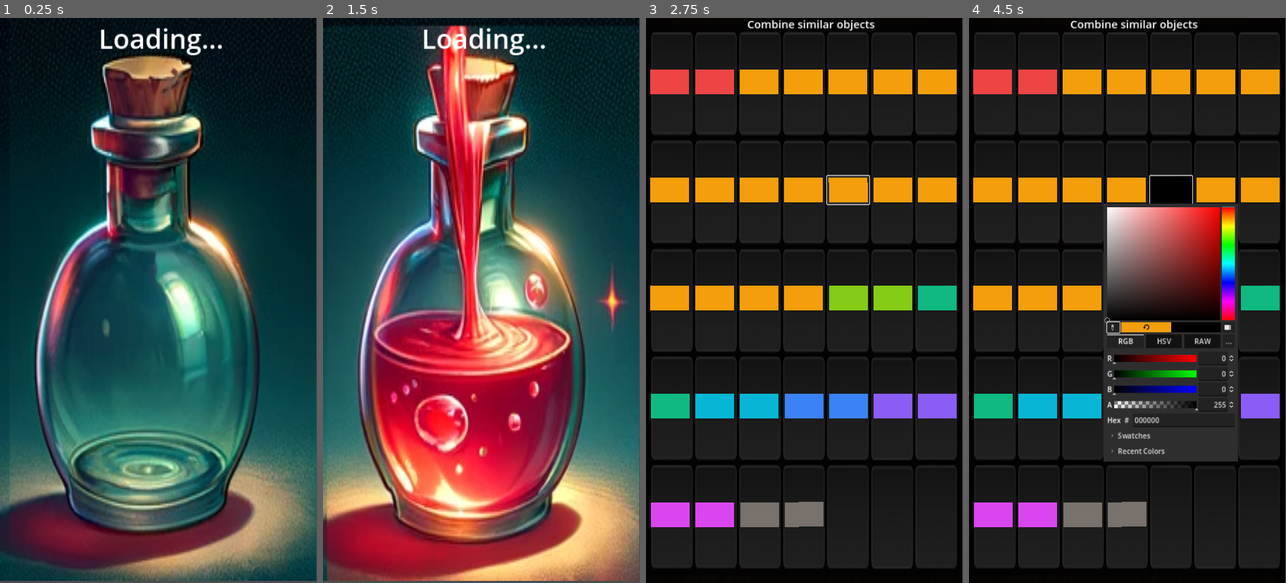
Above: before the commit, frames 1-4 (left to right).
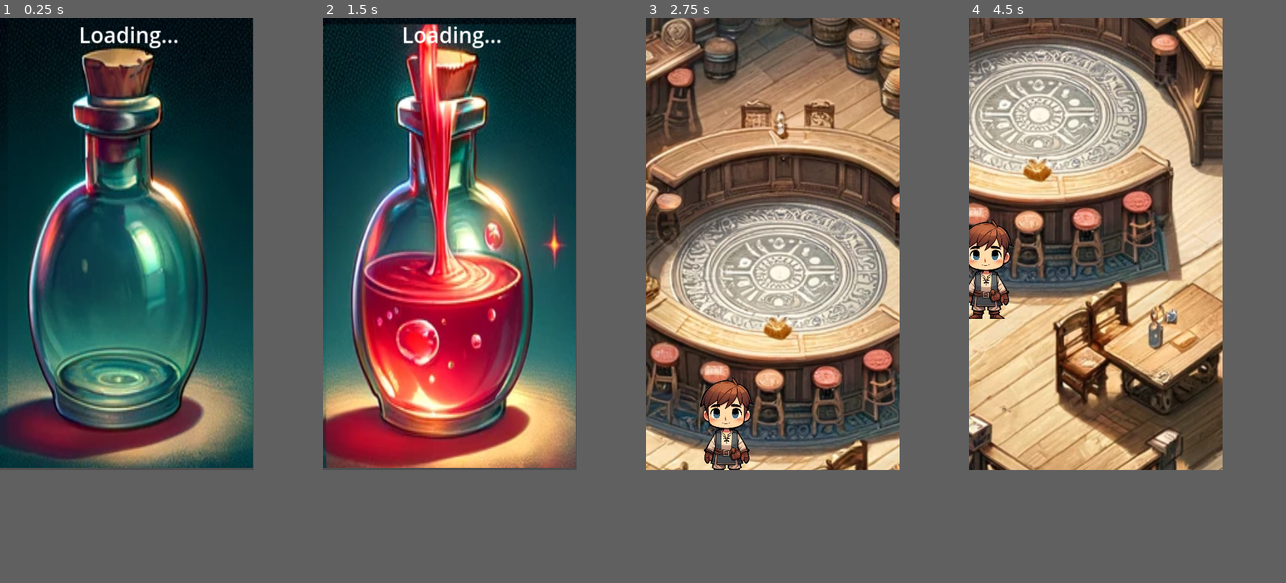
Above: after the commit, the same moments.

Repository: ghwfluffy/draganddrop
Game: Godot game, scene res://loading/InitialScreen.tscn
Same seed, same stepped clock (60 frames per second), same inputs: the game is played once before the commit and once after it.
Inputs (mouse positions are in pixels of both pictures, inside the frame that each line leads up to):
- Up to frame 1 (0.25 s): no input
- Up to frame 2 (1.5 s): move the mouse to (551, 272) at 0.52 s; click (551, 272) at 0.67 s; drag from (418, 328) to (465, 413) at 1.27 s
- Up to frame 3 (2.75 s): move the mouse to (836, 176) at 2.02 s; click (836, 176) at 2.17 s
- Up to frame 4 (4.5 s): tap Enter at 2.75 s; drag from (1111, 413) to (1032, 215) at 2.77 s; click (1114, 328) at 3.52 s; click (1124, 340) at 4.25 s, where only the run before the commit has a clickable "RGB"
In our replay, the window is 450x800 before the commit and 360x640 after it. These sizes can differ from the game's own. Grey fills any space a smaller window leaves; there, only what the larger window draws over its background counts as a difference.

The runs differ from the first frame. In frame 1, 72% of the frame differs, in the area x 0-100%, y 0-100%; in frame 2, 80%; in frame 3, 73%; in frame 4, 72%.

Commit message:
Character and camera movement

Diff:
--- /dev/null
+++ b/character/character.gd
@@ -0,0 +1,52 @@
+extends Area2D
+
+var newDeltaX
+var newDeltaY
+var deltaX
+var deltaY
+var touchPos = Vector2()
+var areaEnt = false
+
+var dragging = false
+var camera
+
+func _on_input_event(viewport, event, shape_idx):
+    #print(event)
+    if event is InputEventMouseButton or event is InputEventScreenTouch:
+        if event.pressed:
+            touchPos = event.get_position()
+            dragging = true
+        else:
+            dragging = false
+
+    # Only move the character while dragging
+    if dragging and event is InputEventMouseMotion:
+        var currentPos = event.get_position()
+        var delta = currentPos - touchPos
+        delta.x *= 0.275
+        delta.y *= 0.275
+        set_position(get_position() + delta)
+        touchPos = currentPos  # Update the touch position
+        #camera.offset += delta
+
+#func _input(event):
+#    var oldEvent = areaEnt
+#    if (event is InputEventMouseButton || event is InputEventScreenTouch):
+#        areaEnt = event.pressed
+#    if areaEnt && !oldEvent:
+#        touchPos = event.get_position()
+#    # Letting go
+#    if !areaEnt && oldEvent:
+#        deltaX = event.get_position().x - touchPos.x
+#        deltaY = event.get_position().y - touchPos.y
+#        #set_position(get_position() + Vector2(deltaX, deltaY))
+#        print(Vector2(deltaX,deltaY))
+#        set_position(get_position() + Vector2(deltaX,deltaY))
+
+# Called when the node enters the scene tree for the first time.
+func _ready():
+    camera = get_tree().get_root().get_node("Tavern/Camera2D") # Make sure to set
+
+# Called every frame. 'delta' is the elapsed time since the previous frame.
+func _process(delta):
+    pass
--- a/loading/loading_scene.gd
+++ b/loading/loading_scene.gd
@@ -1,6 +1,7 @@
 extends Node2D
 
-const target_scene_path = "res://main/drag_and_drop.tscn"
+#const target_scene_path = "res://main/drag_and_drop.tscn"
+const target_scene_path = "res://tavern/tavern.tscn"
 
 var loading_status : int
 var progress : Array[float]
--- a/project.godot
+++ b/project.godot
@@ -22,10 +22,11 @@
 
 [display]
 
-window/size/viewport_width=720
-window/size/viewport_height=1280
+window/size/viewport_width=360
+window/size/viewport_height=640
 window/size/resizable=false
 window/stretch/mode="canvas_items"
+window/stretch/scale=0.5
 window/handheld/orientation=1
 window/vsync/vsync_mode=0
 
--- /dev/null
+++ b/tavern/BackgroundArea.gd
@@ -0,0 +1,52 @@
+extends Area2D
+
+var newDeltaX
+var newDeltaY
+var deltaX
+var deltaY
+var touchPos = Vector2()
+var areaEnt = false
+
+var dragging = false
+var camera
+
+func _on_input_event(viewport, event, shape_idx):
+    print(event)
+    if event is InputEventMouseButton or event is InputEventScreenTouch:
+        if event.pressed:
+            touchPos = event.get_position()
+            dragging = true
+        else:
+            dragging = false
+
+    # Only move the character while dragging
+    if dragging and event is InputEventMouseMotion:
+        var currentPos = event.get_position()
+        var delta = currentPos - touchPos
+        delta.x *= -1
+        delta.y *= -1
+        #set_position(get_position() + delta)
+        touchPos = currentPos  # Update the touch position
+        camera.offset += delta
+
+#func _input(event):
+#    var oldEvent = areaEnt
+#    if (event is InputEventMouseButton || event is InputEventScreenTouch):
+#        areaEnt = event.pressed
+#    if areaEnt && !oldEvent:
+#        touchPos = event.get_position()
+#    # Letting go
+#    if !areaEnt && oldEvent:
+#        deltaX = event.get_position().x - touchPos.x
+#        deltaY = event.get_position().y - touchPos.y
+#        #set_position(get_position() + Vector2(deltaX, deltaY))
+#        print(Vector2(deltaX,deltaY))
+#        set_position(get_position() + Vector2(deltaX,deltaY))
+
+# Called when the node enters the scene tree for the first time.
+func _ready():
+    camera = get_tree().get_root().get_node("Tavern/Camera2D") # Make sure to set
+
+# Called every frame. 'delta' is the elapsed time since the previous frame.
+func _process(delta):
+    pass
--- /dev/null
+++ b/tavern/DragDrop.gd
@@ -0,0 +1,98 @@
+extends Node
+
+var camera = null
+var player = null
+var touchPos = null
+var dragging = null
+
+class Draggable:
+    func move(delta) -> void:
+        pass
+
+    func done_moving() -> void:
+        pass
+
+    func is_background() -> bool:
+        return false
+
+class DragPlayer extends Draggable:
+    func _init(camera, player, sprite):
+        self.camera = camera
+        self.player = player
+        self.sprite = sprite
+
+    func move(delta) -> void:
+        delta.x *= 0.275
+        delta.y *= 0.275
+        delta.x /= camera.zoom[0]
+        delta.y /= camera.zoom[1]
+        player.set_position(player.get_position() + delta)
+        if abs(delta.y) > abs(delta.x):
+            if delta.y < 0:
+                sprite.texture = load("res://character/assets/boy-up.png")
+            elif delta.y > 0:
+                sprite.texture = load("res://character/assets/boy-down.png")
+        else:
+            if delta.x < 0:
+                sprite.texture = load("res://character/assets/boy-left.png")
+            elif delta.x > 0:
+                sprite.texture = load("res://character/assets/boy-right.png")
+
+    func done_moving() -> void:
+        sprite.texture = load("res://character/assets/boy-down.png")
+
+    var camera = null
+    var player = null
+    var sprite = null
+
+class DragCamera extends Draggable:
+    func _init(camera):
+        self.camera = camera
+
+    func move(delta) -> void:
+        delta.x *= -1
+        delta.y *= -1
+        delta.x /= self.camera.zoom[0]
+        delta.y /= self.camera.zoom[1]
+        camera.offset += delta
+
+    func is_background() -> bool:
+        return true
+
+    var camera = null
+
+func _ready():
+    var camera_instance = get_tree().get_root().get_node("Tavern/Camera2D")
+    camera = DragCamera.new(camera_instance)
+    player = DragPlayer.new(
+        camera_instance,
+        get_tree().get_root().get_node("Tavern/Player"),
+        get_tree().get_root().get_node("Tavern/Player/Sprite2D"),
+    )
+
+func handle_drag(draggable, event):
+    var is_move_event = event is InputEventMouseButton or event is InputEventScreenTouch
+    if is_move_event:
+        if event.pressed:
+            if dragging == null:
+                touchPos = event.get_position()
+                dragging = draggable
+            elif dragging != draggable and !draggable.is_background():
+                dragging.done_moving()
+                dragging = draggable
+        elif dragging:
+            dragging.done_moving()
+            dragging = null
+
+    if dragging:
+        var currentPos = event.get_position()
+        var delta = currentPos - touchPos
+        dragging.move(delta)
+        touchPos = currentPos  # Update the touch position
+
+
+func _on_player_input_event(viewport, event, shape_idx):
+    handle_drag(player, event)
+
+func _on_background_area_input_event(viewport, event, shape_idx):
+    handle_drag(camera, event)
--- /dev/null
+++ b/tavern/Zoom.gd
@@ -0,0 +1,46 @@
+extends Node
+
+var camera = null
+
+var last_drag_distance = -1  # Used for pinch zoom
+
+var touch_1 = null
+var touch_2 = null
+
+# Called when the node enters the scene tree for the first time.
+func _ready():
+    camera = get_tree().get_root().get_node("Tavern/Camera2D")
+
+# Called every frame. 'delta' is the elapsed time since the previous frame.
+func _process(delta):
+    pass
+
+func handle_zoom(event):
+    # Handle scroll wheel zoom
+    if event is InputEventMouseButton:
+        if event.button_index == MOUSE_BUTTON_WHEEL_DOWN:
+            camera.zoom -= Vector2(0.01, 0.01)
+        elif event.button_index == MOUSE_BUTTON_WHEEL_UP:
+            camera.zoom += Vector2(0.01, 0.01)
+
+    # Handle pinch zoom
+    if event is InputEventScreenDrag:
+        if event.index == 0:  # First touch point
+            touch_1 = event.position
+        elif event.index == 1:  # Second touch point
+            touch_2 = get_viewport().get_mouse_position()  # Assuming the second touch is where the mouse currently is
+
+            var current_distance = touch_1.distance_to(touch_2)
+            if last_drag_distance != -1:
+                var zoom_change = (current_distance - last_drag_distance) * 0.01
+                camera.zoom += Vector2(zoom_change, zoom_change)
+
+            last_drag_distance = current_distance
+
+    # Reset pinch zoom tracking on release
+    if event is InputEventScreenTouch and event.is_pressed() == false:
+        last_drag_distance = -1
+
+
+func _on_background_area_input_event(viewport, event, shape_idx):
+    handle_zoom(event)
--- /dev/null
+++ b/tavern/tavern.gd
@@ -0,0 +1,15 @@
+extends Sprite2D
+
+
+# Called when the node enters the scene tree for the first time.
+func _ready():
+    pass # Replace with function body.
+
+
+# Called every frame. 'delta' is the elapsed time since the previous frame.
+func _process(delta):
+    pass
+
+func _on_input(event):
+    #print(event)
+    pass
--- /dev/null
+++ b/tavern/tavern.tscn
@@ -0,0 +1,53 @@
+[gd_scene load_steps=8 format=3 uid="uid://csdimyjknklp1"]
+
+[ext_resource type="Texture2D" uid="uid://2jk4jxtn0crw" path="res://tavern/assets/tavern.png" id="1_1jv3q"]
+[ext_resource type="Texture2D" uid="uid://cew23n326kiwb" path="res://character/assets/boy-down.png" id="2_iffae"]
+[ext_resource type="Script" path="res://tavern/tavern.gd" id="2_jbt48"]
+[ext_resource type="Script" path="res://tavern/Zoom.gd" id="5_5fs0w"]
+[ext_resource type="Script" path="res://tavern/DragDrop.gd" id="6_t0s7c"]
+
+[sub_resource type="RectangleShape2D" id="RectangleShape2D_umqnf"]
+size = Vector2(974.783, 714.542)
+
+[sub_resource type="CapsuleShape2D" id="CapsuleShape2D_udlpd"]
+radius = 105.498
+height = 434.396
+
+[node name="Tavern" type="Sprite2D"]
+position = Vector2(236, 579)
+scale = Vector2(3.56592, 3.56592)
+texture = ExtResource("1_1jv3q")
+script = ExtResource("2_jbt48")
+
+[node name="BackgroundArea" type="Area2D" parent="."]
+
+[node name="CollisionShape2D" type="CollisionShape2D" parent="BackgroundArea"]
+position = Vector2(25.5193, -4.20651)
+shape = SubResource("RectangleShape2D_umqnf")
+
+[node name="Camera2D" type="Camera2D" parent="."]
+
+[node name="Player" type="Area2D" parent="."]
+position = Vector2(-36.1758, 145.545)
+scale = Vector2(0.180757, 0.180757)
+
+[node name="Sprite2D" type="Sprite2D" parent="Player"]
+texture = ExtResource("2_iffae")
+
+[node name="TouchScreenButton" type="TouchScreenButton" parent="Player/Sprite2D"]
+
+[node name="CollisionShape2D" type="CollisionShape2D" parent="Player"]
+position = Vector2(-6.20571, 10.8572)
+shape = SubResource("CapsuleShape2D_udlpd")
+
+[node name="DragDrop" type="Node" parent="."]
+script = ExtResource("6_t0s7c")
+
+[node name="Zoom" type="Node" parent="."]
+script = ExtResource("5_5fs0w")
+
+[connection signal="input_event" from="BackgroundArea" to="BackgroundArea" method="_on_input_event"]
+[connection signal="input_event" from="BackgroundArea" to="DragDrop" method="_on_background_area_input_event"]
+[connection signal="input_event" from="BackgroundArea" to="Zoom" method="_on_background_area_input_event"]
+[connection signal="input_event" from="Player" to="Player" method="_on_input_event"]
+[connection signal="input_event" from="Player" to="DragDrop" method="_on_player_input_event"]
Binary file added: assets/tavern.webp
Not shown, changed: assets/tavern.webp.import
Renamed: assets/boy/boy-down.png -> character/assets/boy-down.png
Not shown, changed: character/assets/boy-down.png.import
Renamed: assets/boy/boy-left.png -> character/assets/boy-left.png
Not shown, added: character/assets/boy-left.png.import
Renamed: assets/boy/boy-right.png -> character/assets/boy-right.png
Not shown, added: character/assets/boy-right.png.import
Renamed: assets/boy/boy-up.png -> character/assets/boy-up.png
Not shown, changed: character/assets/boy-up.png.import
Binary file added: tavern/assets/tavern.png
Not shown, changed: tavern/assets/tavern.png.import
(and 1 more such lines)
